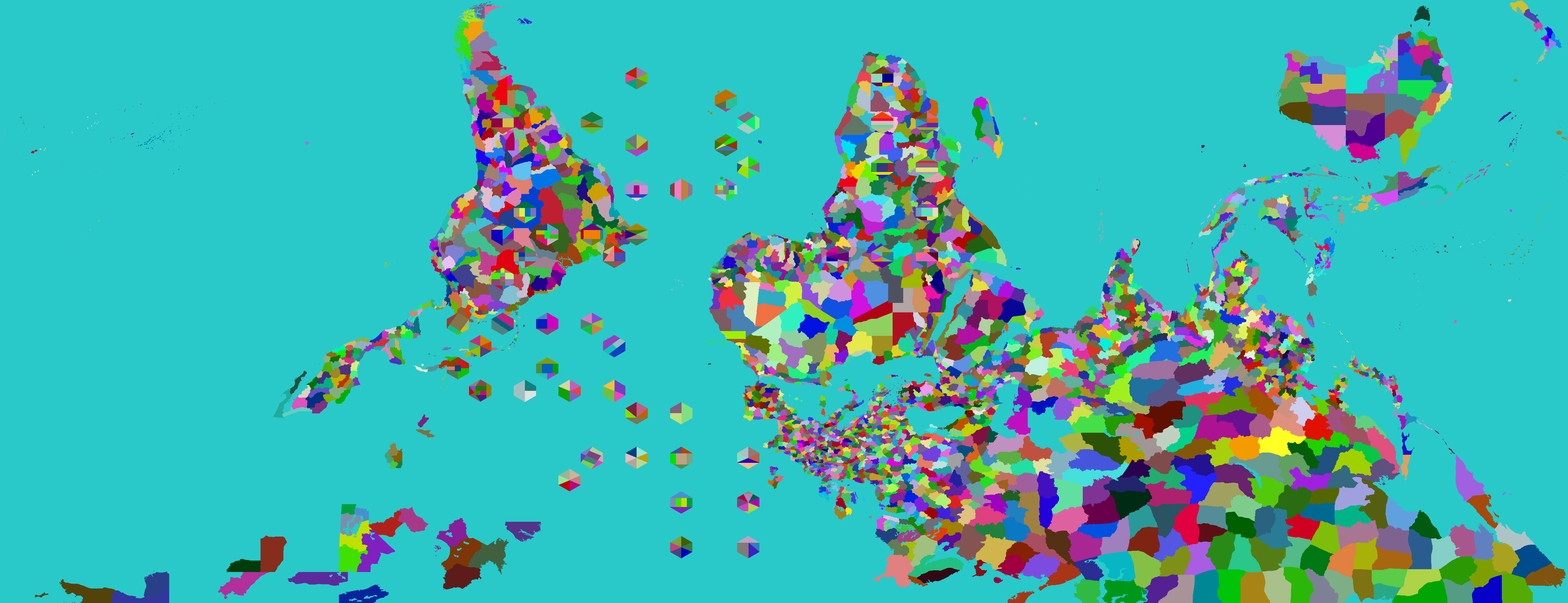
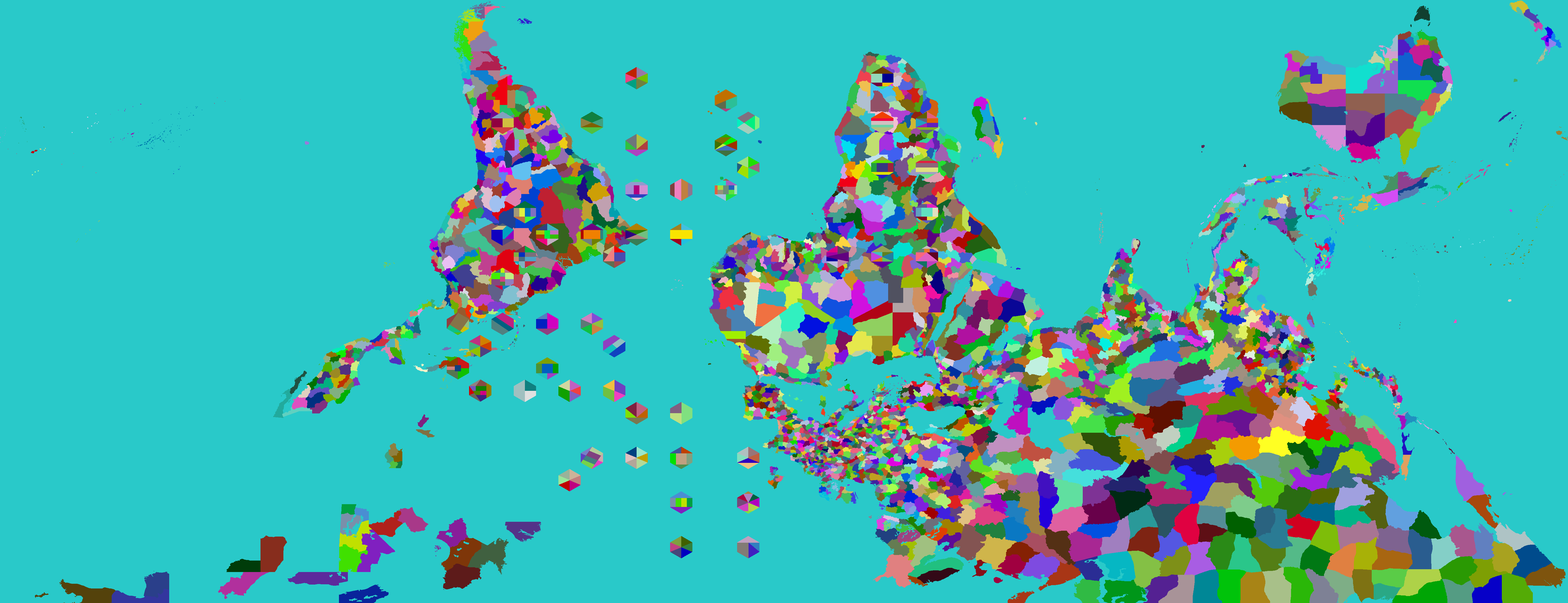
Two versions of the same layered image (1568x603). Layer-by-layer changes:
painted on "Provinces" over [670, 223, 868, 520]
